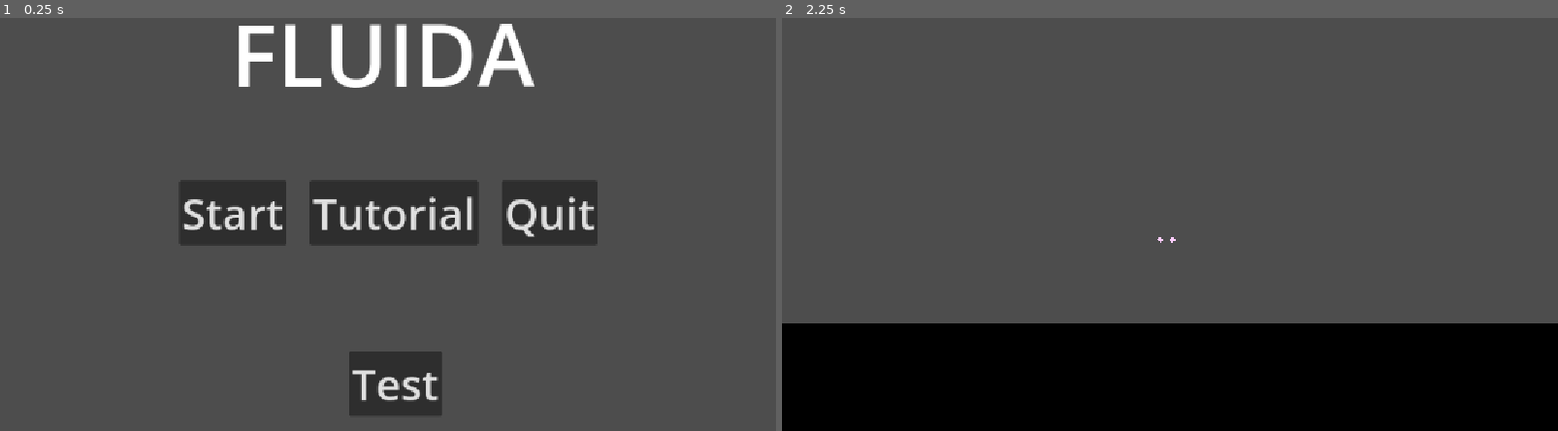
Above: before the commit, frames 1-2 (left to right).
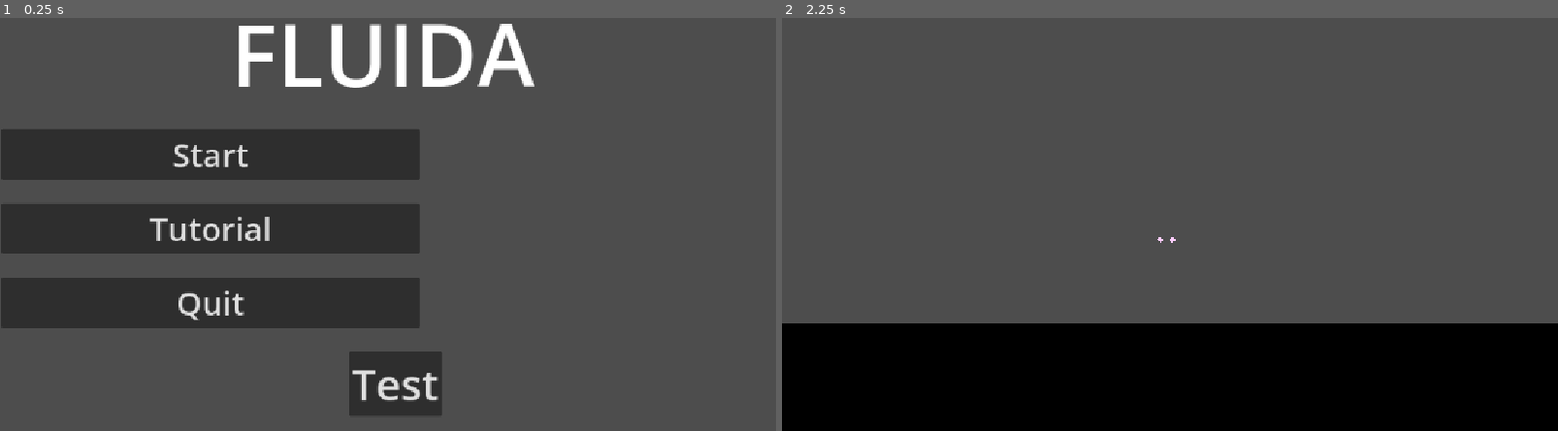
Above: after the commit, the same moments.

Repository: zeroburst04-ops/FLUIDA
Game: Godot game, scene res://Main_Menu/main_menu.tscn
The game is run twice, just before and just after one commit, with the same random seed, the same clock (stepped at 60 frames per second) and the same inputs.
Inputs:
- Up to frame 1 (0.25 s): no input
- Up to frame 2 (2.25 s): click "Start" at 0.5 s; click "Start" at 1.25 s; click "Test" at 2 s

The runs differ from the first frame. In frame 1, 22% of the frame differs, in the area x 0-77%, y 26-76%; in frame 2, nothing differs.

Commit message:
REWORKED SHIT

Diff:
--- a/Main_Menu/main_menu.tscn
+++ b/Main_Menu/main_menu.tscn
@@ -33,37 +33,37 @@
 text = "Test
 "
 
-[node name="HBoxContainer" type="HBoxContainer" parent="." unique_id=813775324]
+[node name="HBoxContainer" type="VBoxContainer" parent="." unique_id=1955952059]
 layout_mode = 1
 anchors_preset = 8
 anchor_left = 0.5
 anchor_top = 0.5
 anchor_right = 0.5
 anchor_bottom = 0.5
-offset_left = -279.5
-offset_top = -48.0
-offset_right = 279.5
-offset_bottom = 48.0
+offset_left = -574.0
+offset_top = -124.0
+offset_right = 47.0
+offset_bottom = 234.0
 grow_horizontal = 2
 grow_vertical = 2
 theme_override_constants/separation = 35
 
 [node name="Start_Button" type="Button" parent="HBoxContainer" unique_id=636712789]
 layout_mode = 2
-theme_override_font_sizes/font_size = 64
+theme_override_font_sizes/font_size = 48
 text = "Start
 "
 
 [node name="Tutorial_Button" type="Button" parent="HBoxContainer" unique_id=1356985776]
 layout_mode = 2
-theme_override_font_sizes/font_size = 64
+theme_override_font_sizes/font_size = 48
 text = "Tutorial
 
 "
 
 [node name="Quit_Button" type="Button" parent="HBoxContainer" unique_id=1862624043]
 layout_mode = 2
-theme_override_font_sizes/font_size = 64
+theme_override_font_sizes/font_size = 48
 text = "Quit
 
 "
